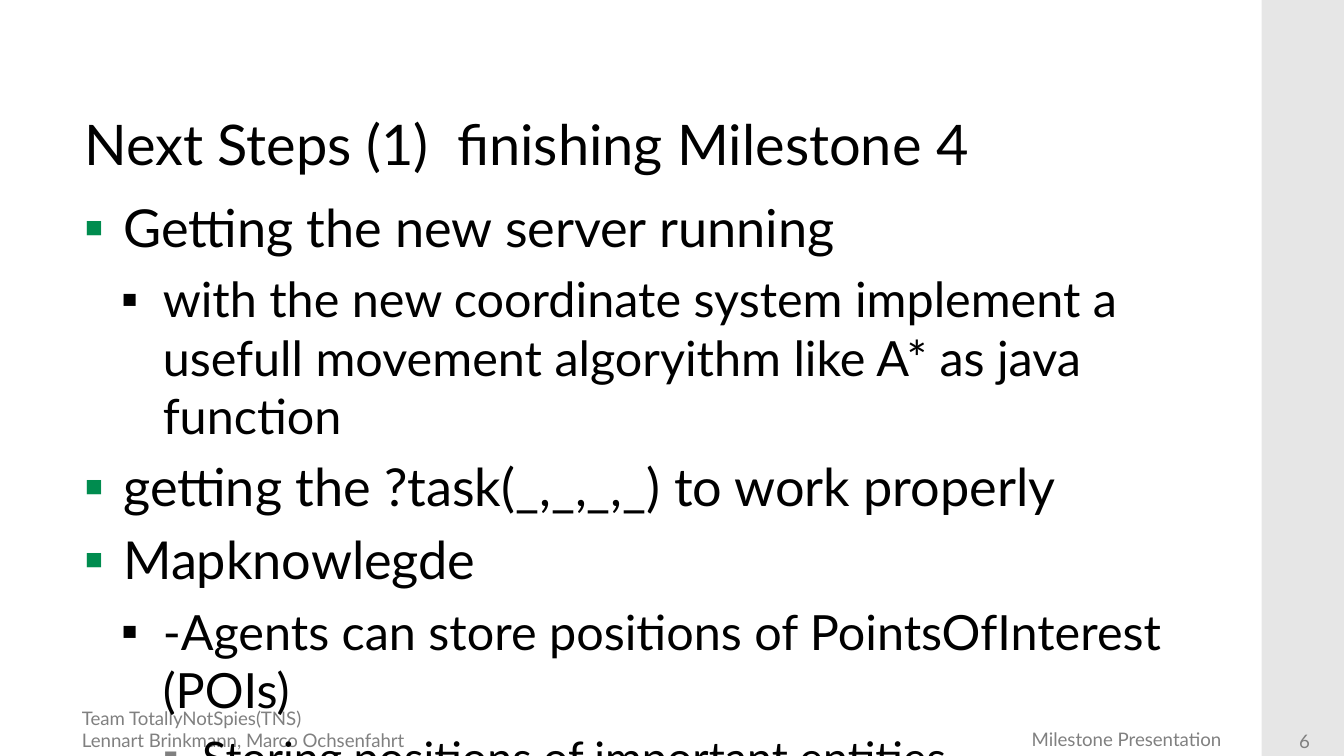
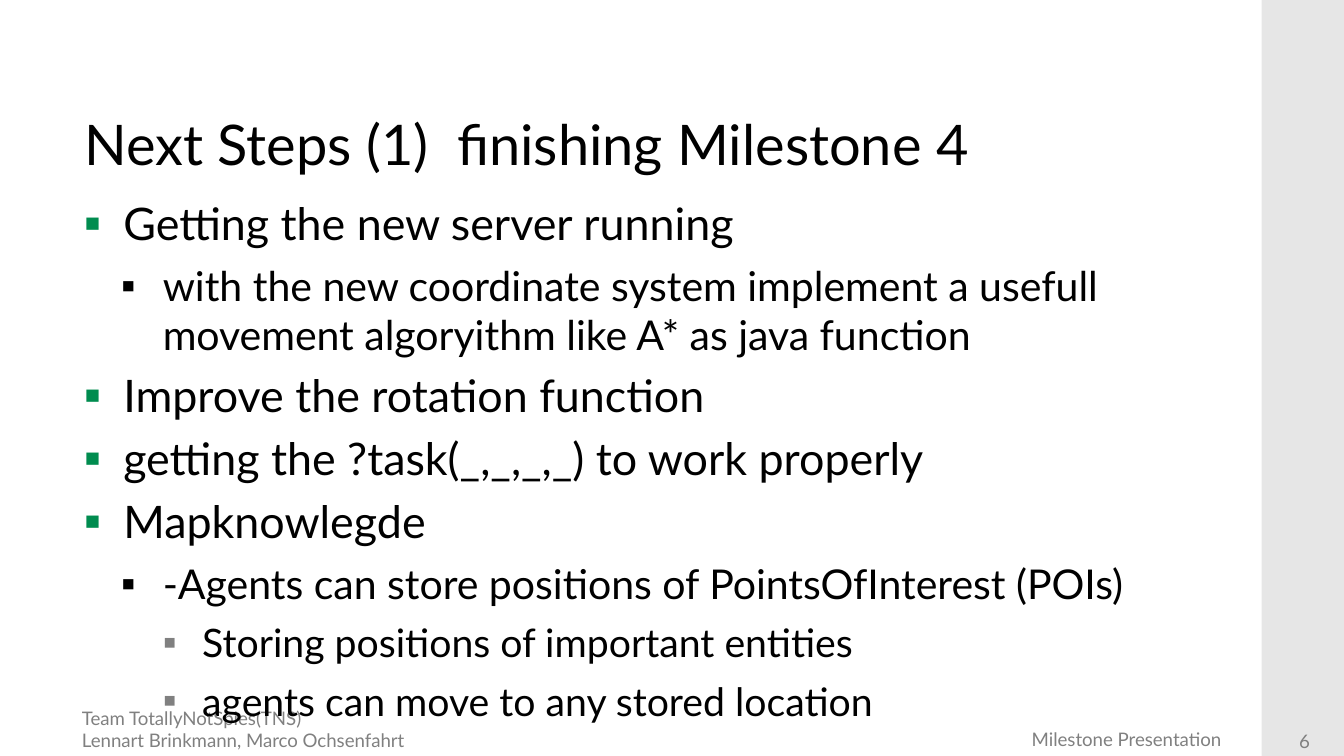
Before and after one commit to DieMango/PiB_Bri_Och, a slide deck: slide 6 of Milestone4 Presentation3.pptx. Drawn at 1344x756 pixels with LibreOffice and Linux fonts; fonts in the diff are those of the drawing; background and template pictures are left out. Boxes give left, top, right and bottom in pixels: in the first picture for what was removed or moved away, otherwise in the second. Text is boxed around its words. In the diff, an @@ line names an element or a change of style, - is before the commit and + after.

Commit message:
Add files via upload
spelling mistakes removed

```diff
--- a/Milestone4 Presentation3.pptx
+++ b/Milestone4 Presentation3.pptx
@@ text at (123, 207, 1123, 723): size 28 to 24 pt in "Getting the new server running", "getting the ?task(_,_,_,_) to work properly", "Mapknowlegde"; size 26 to 22 pt in "with the new coordinate system implement a ...", "-Agents can store positions of PointsOfInterest (POIs)"; size 24 to 21 pt in "Storing positions of important entities", "agents can move to any stored location" @@
@@ text at (123, 379, 704, 420): paragraph added @@
+▪ Improve the rotation function
```
